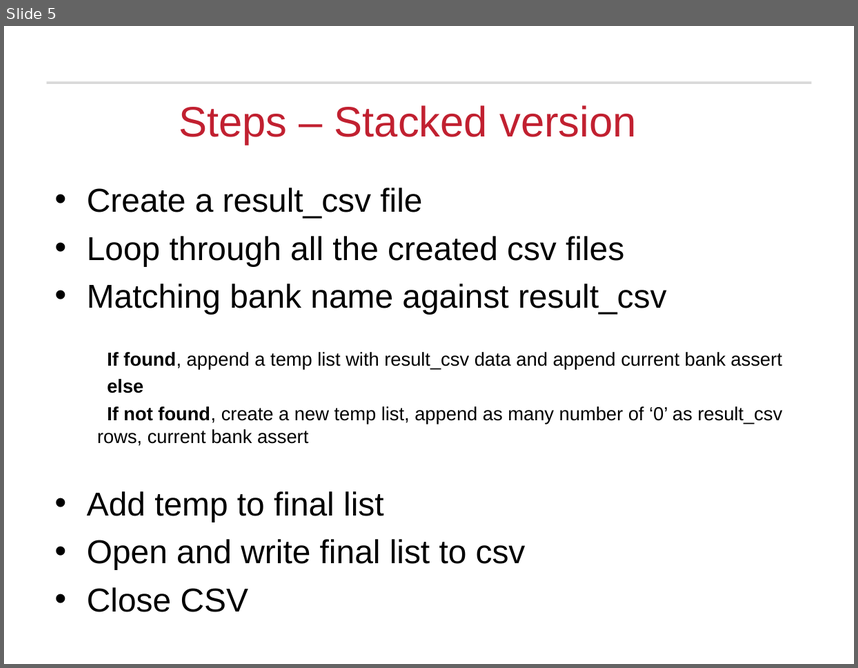
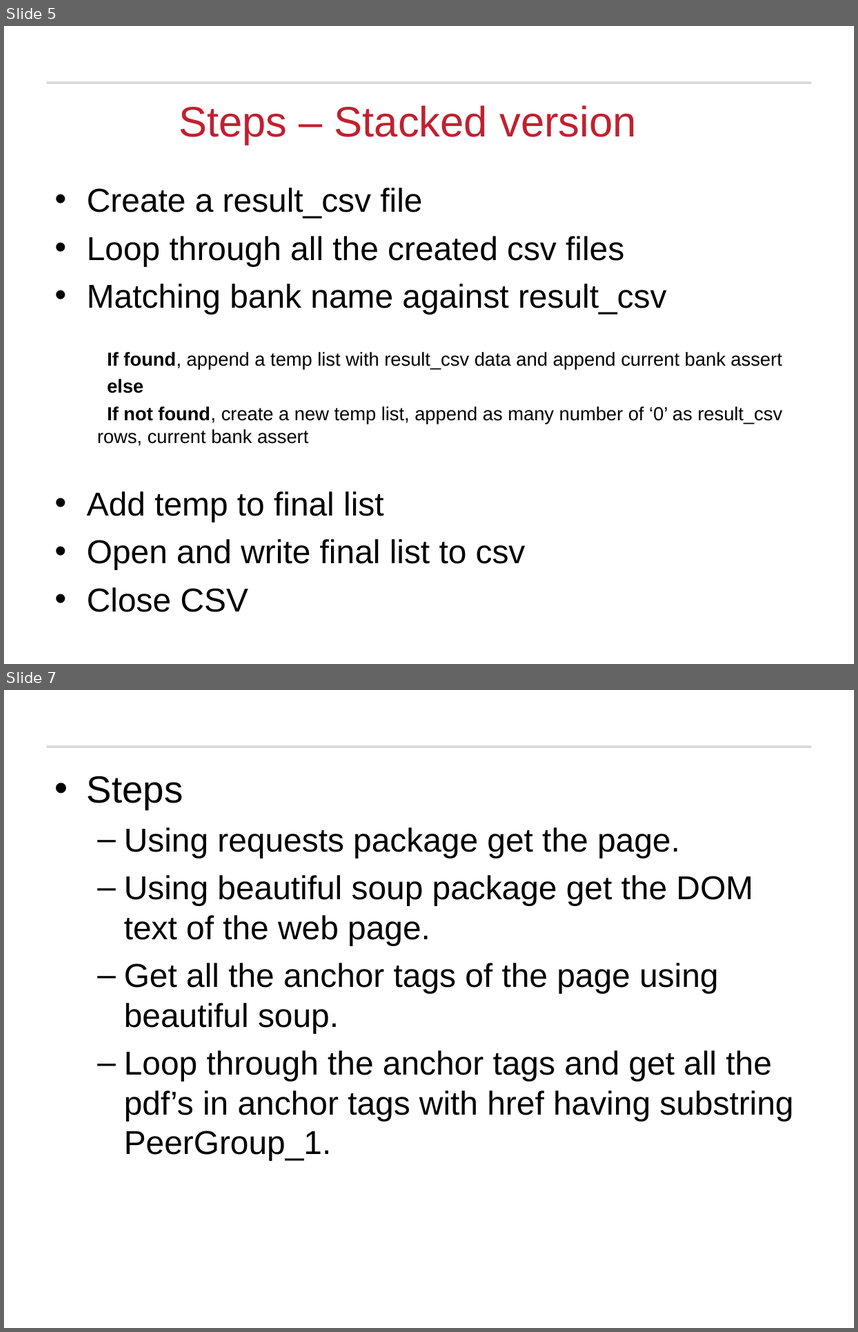
Before and after one commit to VivekKumarNeu/DataScienceAssignment1, a slide deck: Part1/Part1.ppt. Shown one above the other, each under a label of ours: slide 5 before the commit, slides 5 and 7 after it; the slides between them are not shown. The pictures are 858x668 and 858x1332 pixels, drawn with LibreOffice and Linux fonts; fonts in the diff are those of the drawing; background and template pictures are left out. Boxes give left, top, right and bottom in pixels: in the first picture for what was removed or moved away, otherwise in the second. Text is boxed around its words. In the diff, an @@ line names an element or a change of style, - is before the commit and + after.

```diff
--- a/Part1/Part1.ppt
+++ b/Part1/Part1.ppt
@@ slide 7 added at [4, 690, 854, 1328], background #FFFFFF; not listed: 1 template element that a slide beside it also shows @@
@@ text added at [87, 776, 793, 1161], 28 pt, text #000000 @@
+• Steps
+  – Using requests package get the page.
+  – Using beautiful soup package get the DOM text of the web page.
+  – Get all the anchor tags of the page using beautiful soup.
+  – Loop through the anchor tags and get all the pdf’s in anchor tags with href having substring PeerGroup_1.
```
Also in this commit, not shown: 5 other slides added.
